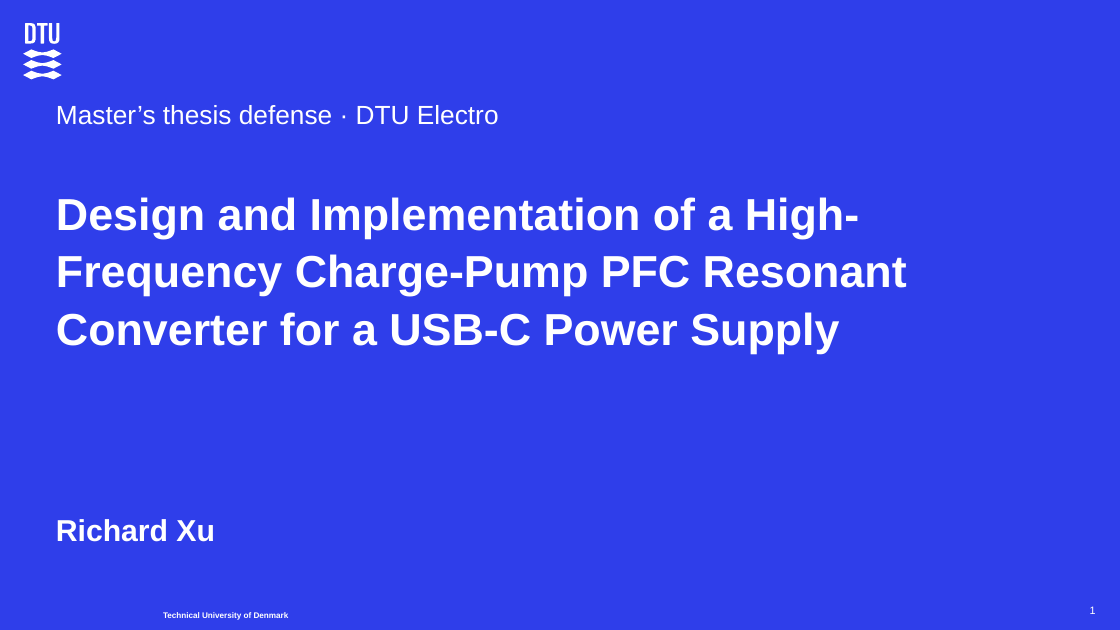
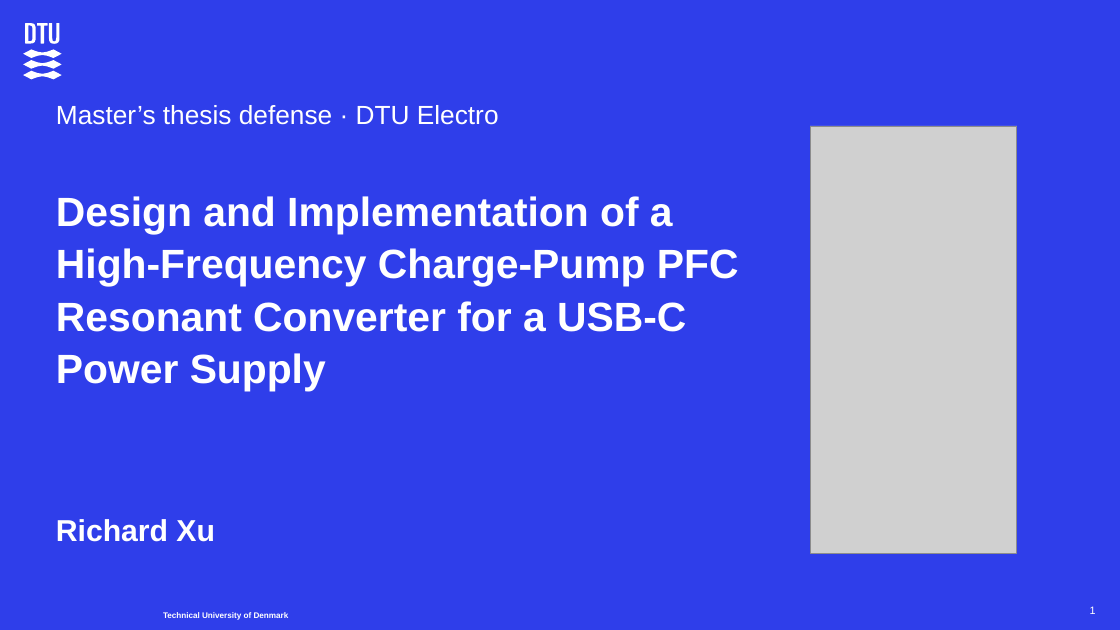
Before and after one commit to kform-danish-office/Thesis, a slide deck: slide 1 of presentations/defense/Defense_Supervisor_Flow.pptx. Drawn at 1120x630 pixels with LibreOffice and Linux fonts; fonts in the diff are those of the drawing; grey boxes stand for pictures. Boxes give left, top, right and bottom in pixels: in the first picture for what was removed or moved away, otherwise in the second. Text is boxed around its words. In the diff, an @@ line names an element or a change of style, - is before the commit and + after.

```diff
--- a/presentations/defense/Defense_Supervisor_Flow.pptx
+++ b/presentations/defense/Defense_Supervisor_Flow.pptx
@@ picture added at (810, 126, 1017, 553) @@
@@ text "Design and Implementation of a ..." at (56, 196, 739, 392): size 38.3 to 35 pt @@
```
Also in this commit, not shown: 5 other files.
